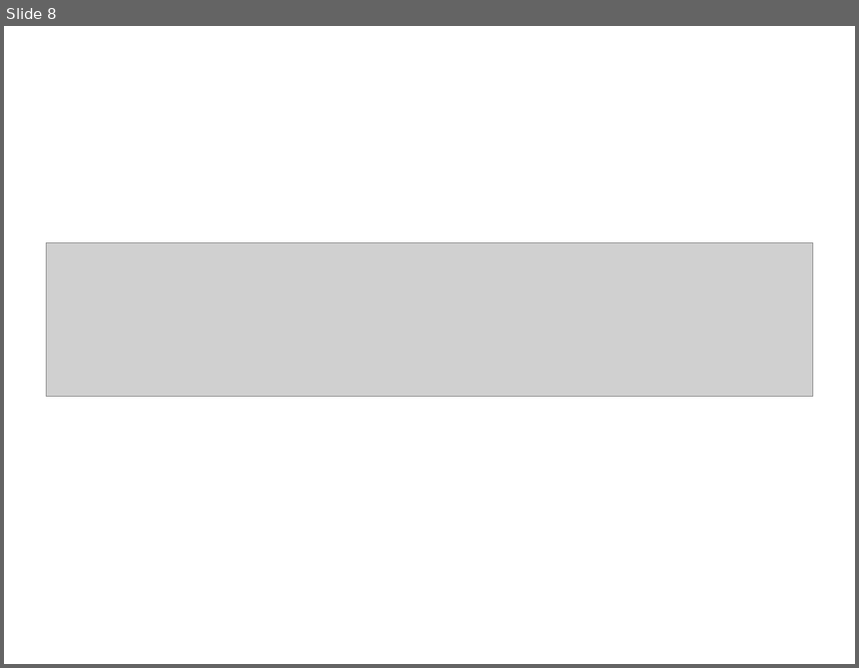
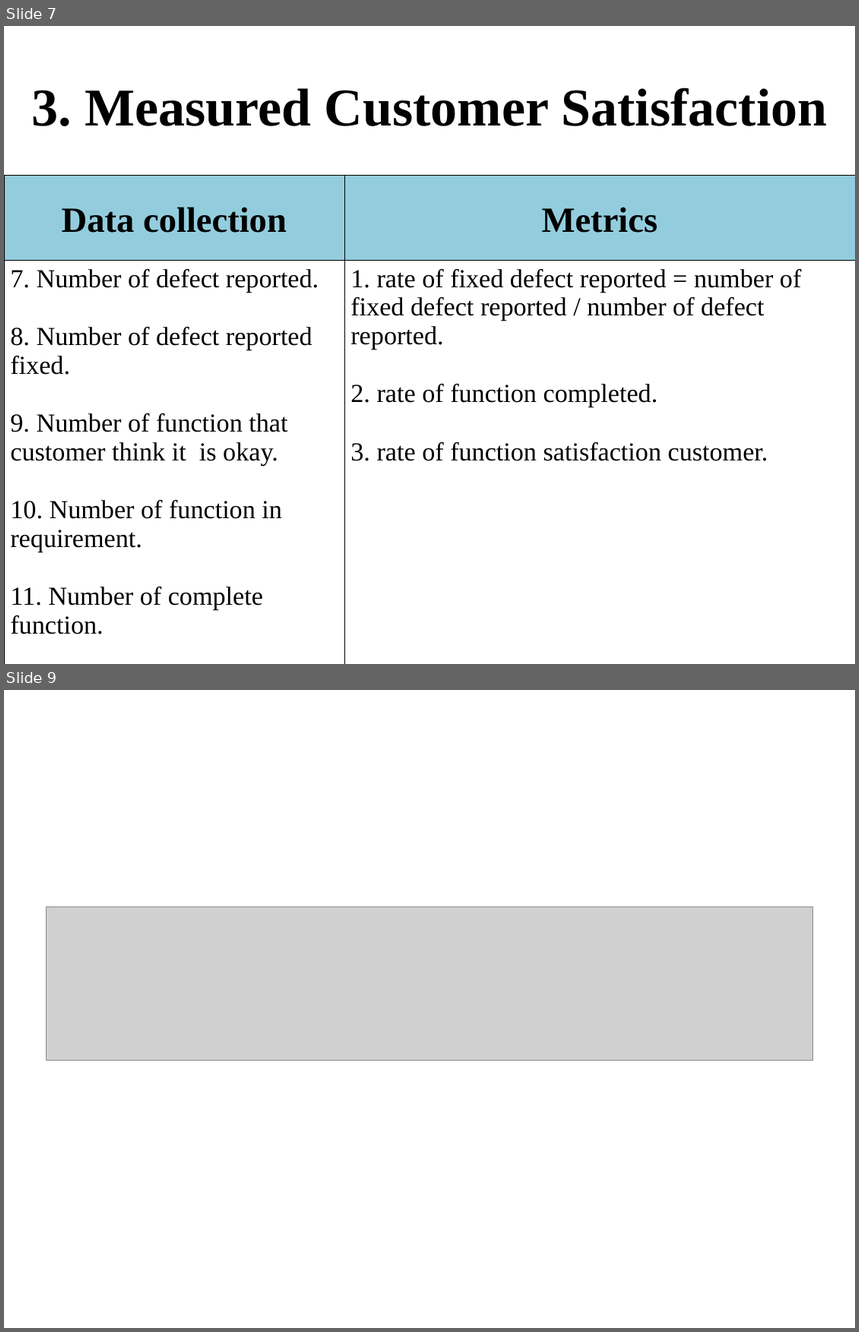
Before and after one commit to T138384/vlu-k15t1-team11, a slide deck: SMA - Software Measurement & Analysis/Asignment-02/K15T1-Team11-Team Assignment2/K15T1-Team11-Team Assignment2.ppt. Shown one above the other, each under a label of ours: slide 8 before the commit, slides 7 and 9 after it; the slides between them are not shown. The pictures are 859x668 and 859x1332 pixels, drawn with LibreOffice and Linux fonts; fonts in the diff are those of the drawing; grey boxes stand for pictures; background and template pictures are left out. Boxes give left, top, right and bottom in pixels: in the first picture for what was removed or moved away, otherwise in the second. Text is boxed around its words. In the diff, an @@ line names an element or a change of style, - is before the commit and + after.

```diff
--- a/SMA - Software Measurement & Analysis/Asignment-02/K15T1-Team11-Team Assignment2/K15T1-Team11-Team Assignment2.ppt
+++ b/SMA - Software Measurement & Analysis/Asignment-02/K15T1-Team11-Team Assignment2/K15T1-Team11-Team Assignment2.ppt
@@ slide 7 added at [4, 26, 855, 664], background #FFFFFF @@
@@ title added at [31, 88, 828, 126], 45 pt, text #000000, bold @@
+3. Measured Customer Satisfaction
@@ table added at [4, 175, 855, 664], 2 rows, 2 columns @@
+Data collection | Metrics
+7. Number of defect reported. / 8. Number of defect reported fixed. / 9. Number of function that customer think it is okay. / 10. Number of function in requirement. / 11. Number of complete function. | 1. rate of fixed defect reported = number of fixed defect reported / number of defect reported. / 2. rate of function completed. / 3. rate of function satisfaction customer.
@@ what was slide 8 is now slide 9 @@
```
Also in this commit, not shown: 4 slides changed, 3 other slides added, 3 slides removed, 2 other files.
